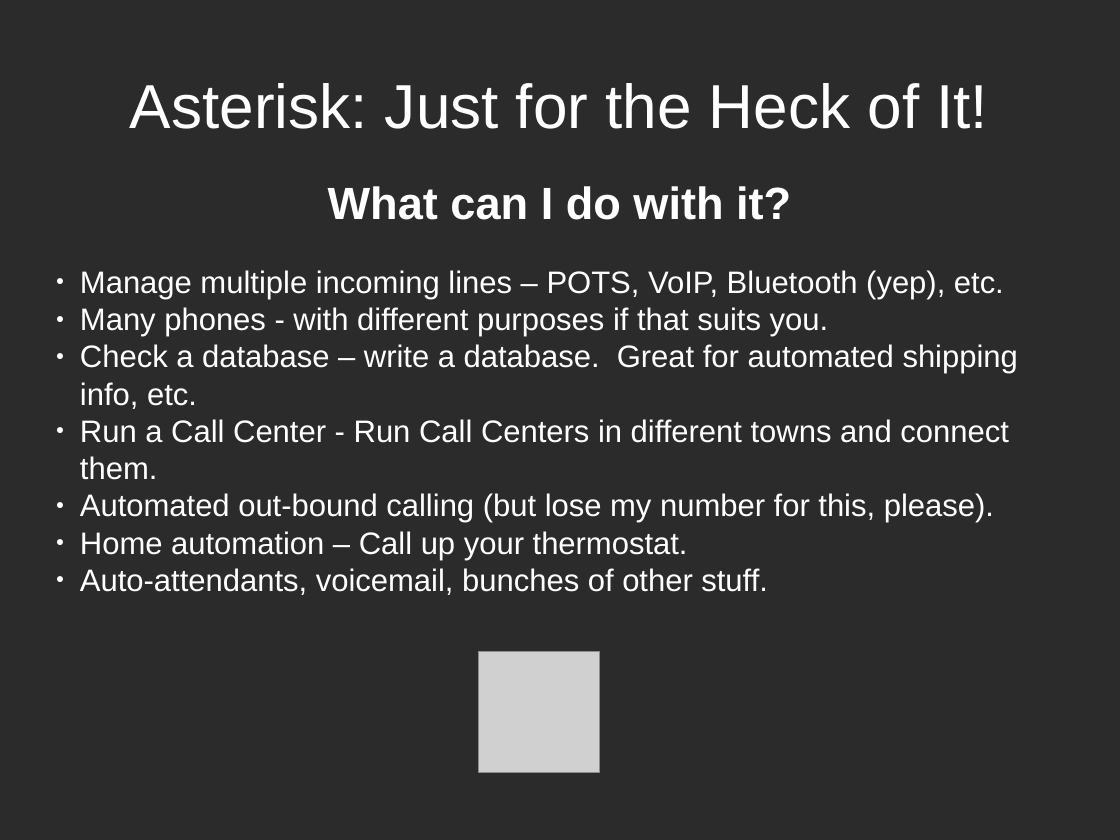
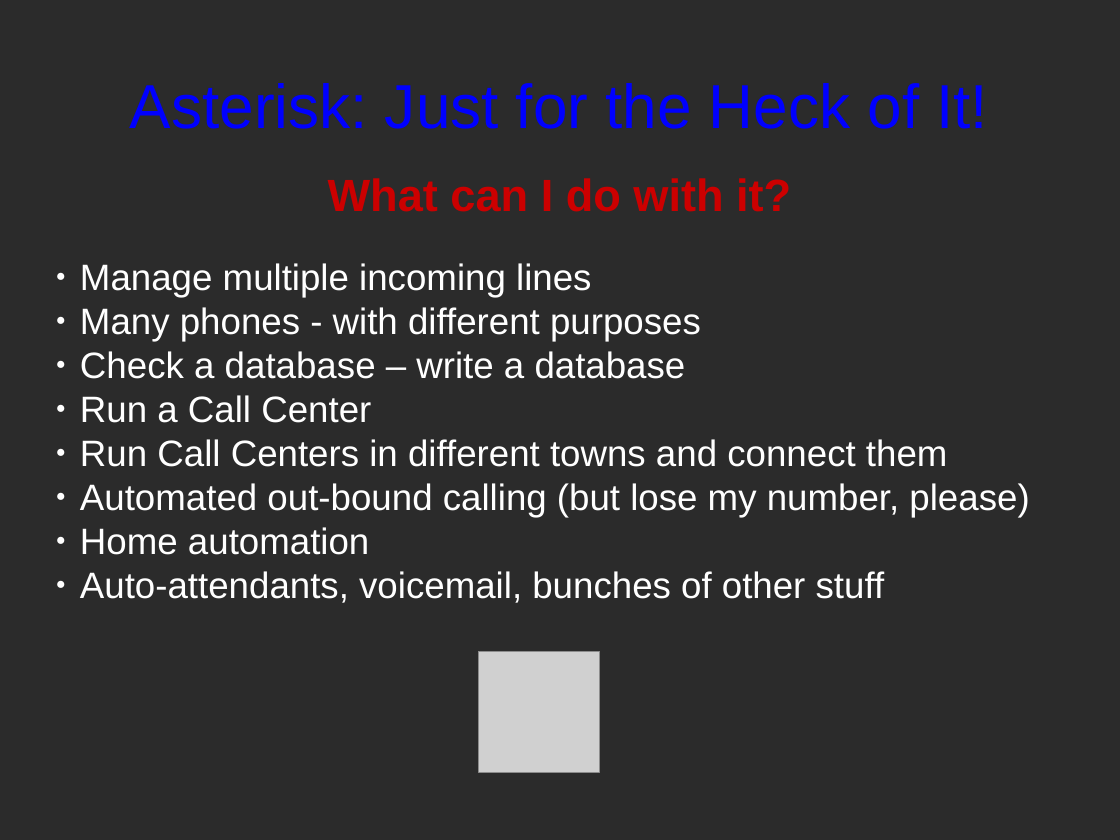
Before and after one commit to jpmcneely/Asterisk, a slide deck: slide 3 of LUG-Demo/Asterisk-Slides.odp. Drawn at 1120x840 pixels with LibreOffice and Linux fonts; fonts in the diff are those of the drawing; grey boxes stand for pictures; background and template pictures are left out; a plain dark background stands for a picture behind light text. Boxes give left, top, right and bottom in pixels: in the first picture for what was removed or moved away, otherwise in the second. Text is boxed around its words. In the diff, an @@ line names an element or a change of style, - is before the commit and + after.

Commit message:
Update slides

```diff
--- a/LUG-Demo/Asterisk-Slides.odp
+++ b/LUG-Demo/Asterisk-Slides.odp
@@ title "Asterisk: Just for the Heck ..." at box(130, 83, 988, 129): text colour #FFFFFF to #0000FF @@
@@ subtitle "What can I do with ...": place and size @@
-subtitle "What can I do with ..." at box(80, 186, 1018, 595)
+subtitle "What can I do with ..." at box(80, 178, 1029, 603)
@@ subtitle at box(328, 178, 791, 212): text colour #FFFFFF to #CC0000 in "What can I do with it?" @@
@@ subtitle at box(80, 263, 1029, 603): text changed; size 22 to 26 pt @@
-● Manage multiple incoming lines – POTS, VoIP, Bluetooth (yep), etc.
-● Many phones - with different purposes if that suits you.
-● Check a database – write a database. Great for automated shipping info, etc.
-● Run a Call Center - Run Call Centers in different towns and connect them.
-● Automated out-bound calling (but lose my number for this, please).
-● Home automation – Call up your thermostat.
-● Auto-attendants, voicemail, bunches of other stuff.
+● Manage multiple incoming lines
+● Many phones - with different purposes
+● Check a database – write a database
+● Run a Call Center
+● Run Call Centers in different towns and connect them
+● Automated out-bound calling (but lose my number, please)
+● Home automation
+● Auto-attendants, voicemail, bunches of other stuff
```
Also in this commit, not shown: 14 other slides changed, 1 slide added.
